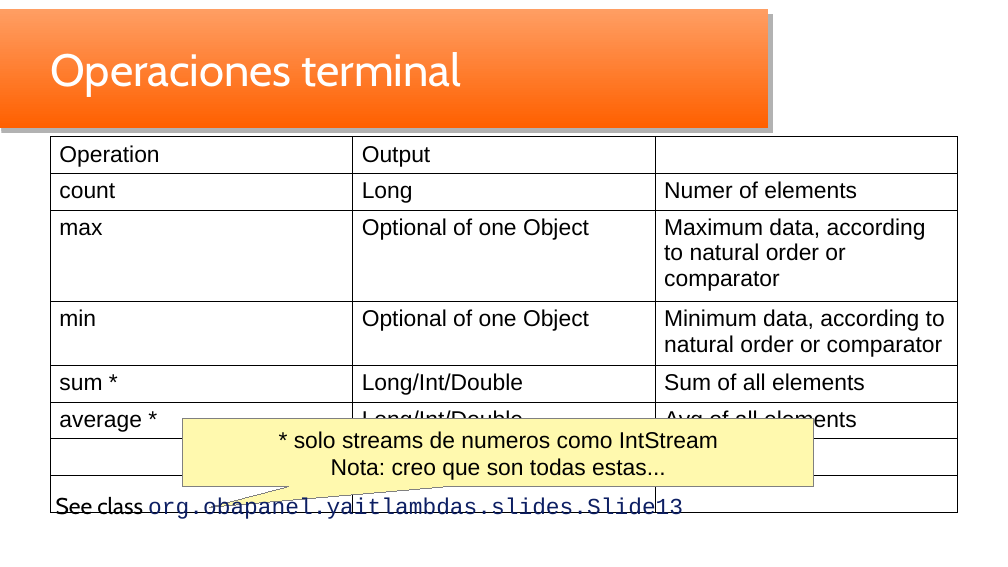
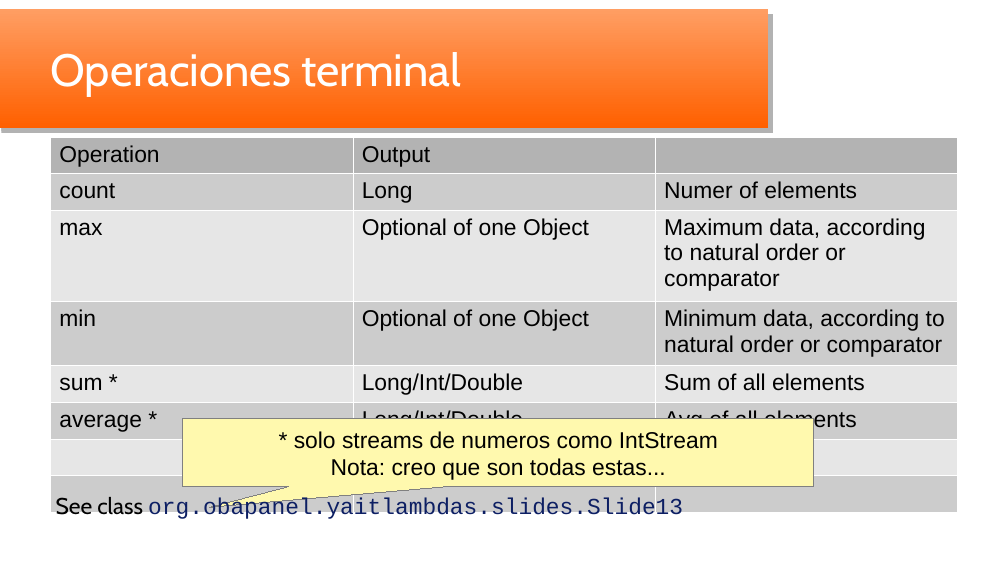
Before and after one commit to oscar-besga-panel/YaitLambdas, a slide deck: slide 13 of YaitLambdas_es.odp. Drawn at 1008x567 pixels with LibreOffice and Linux fonts; fonts in the diff are those of the drawing; background and template pictures are left out. Boxes give left, top, right and bottom in pixels: in the first picture for what was removed or moved away, otherwise in the second. Text is boxed around its words. In the diff, an @@ line names an element or a change of style, - is before the commit and + after.

```diff
--- a/YaitLambdas_es.odp
+++ b/YaitLambdas_es.odp
@@ table at (x1=50, y1=137, x2=959, y2=494) @@
@@ fill none to #B3B3B3 in 2 cells @@
@@ fill none to #CCCCCC in 9 cells @@
@@ fill none to #E6E6E6 in 6 cells @@
@@ borders changed @@
```
Also in this commit, not shown: 4 other slides changed, 3 other files.
